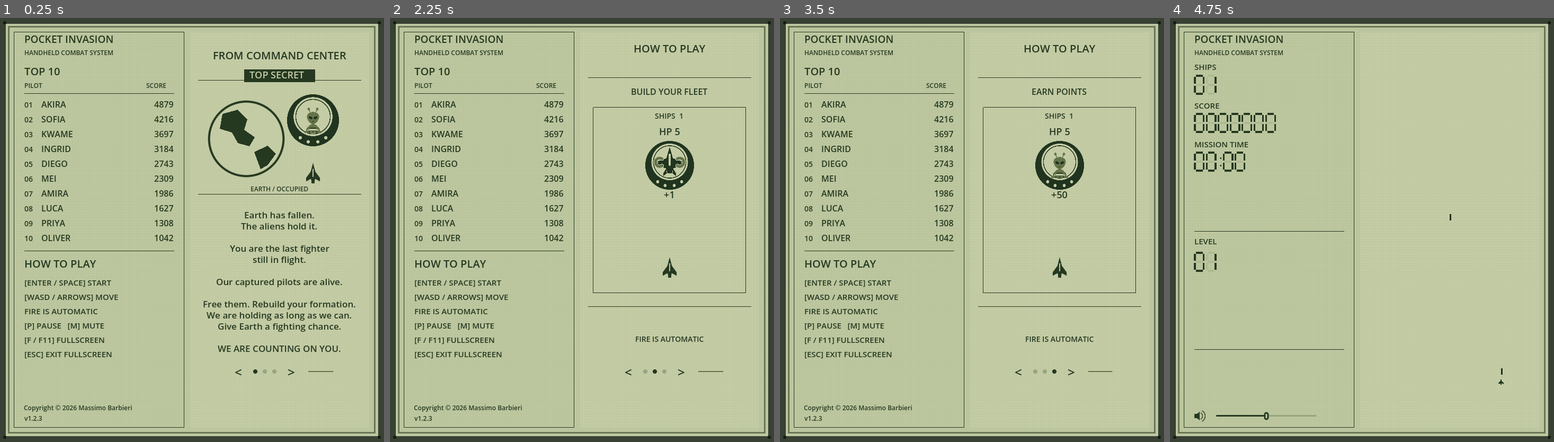
Above: before the commit, frames 1-4 (left to right).
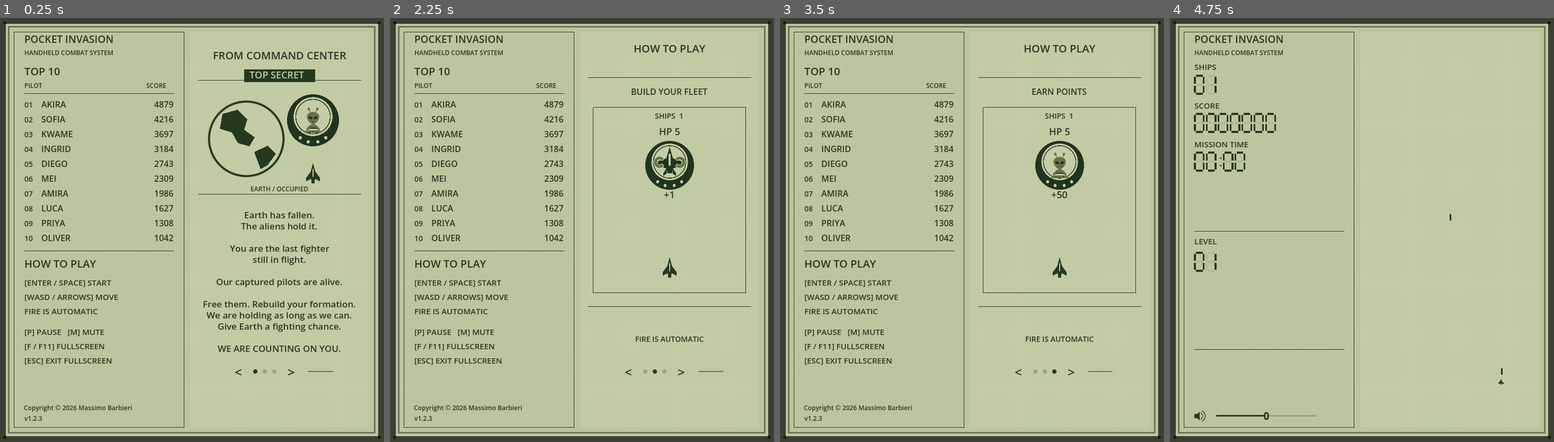
Above: after the commit, the same moments.

Repository: barmassimo/pocket-invasion
Game: Godot game, scene res://scenes/main.tscn
Two runs of this game, one before a commit and one after it. Both use one fixed random seed, a clock stepped at 60 frames per second and the inputs below.
Inputs (mouse positions are in pixels of both pictures, inside the frame that each line leads up to):
- Up to frame 1 (0.25 s): no input
- Up to frame 2 (2.25 s): click "<" at 0.5 s; click (643, 369) at 1.27 s; click (654, 369) at 2.02 s
- Up to frame 3 (3.5 s): click (1052, 369) at 2.77 s
- Up to frame 4 (4.75 s): click ">" at 3.5 s; tap Enter at 4.25 s; move the mouse to (1446, 208) at 4.27 s; hold Right from 4.28 s (still down); tap Ctrl at 4.35 s; click (1446, 208) at 4.42 s; tap Space at 4.52 s

The runs differ from the first frame. In frame 1, 0.8% of the frame differs, in the area x 6-30%, y 72-82%; in frame 2, 0.8%; in frame 3, 0.8%; in frame 4, nothing differs.

Commit message:
Add a small gap after automatic-fire instructions

Diff:
--- a/game/scripts/lcd_display.gd
+++ b/game/scripts/lcd_display.gd
@@ -334,7 +334,7 @@
 	caption(Vector2(46, 471), "HOW TO PLAY", 20)
 	var lines: Array[String] = ["[ENTER / SPACE] START", "[WASD / ARROWS] MOVE", "FIRE IS AUTOMATIC", "[P] PAUSE   [M] MUTE", "[F / F11] FULLSCREEN", "[ESC] EXIT FULLSCREEN"]
 	for i: int in range(lines.size()):
-		caption(Vector2(46, 505 + i * 27), lines[i], 15)
+		caption(Vector2(46, 505 + i * 27 + (12 if i >= 3 else 0)), lines[i], 15)
 
 func draw_name_entry() -> void:
 	draw_string(lcd_font, Vector2(374, 186), "TOP 10 / WELL DONE!", HORIZONTAL_ALIGNMENT_CENTER, 308, 22, INK)
Not shown, changed: docs/CHANGELOG.md
